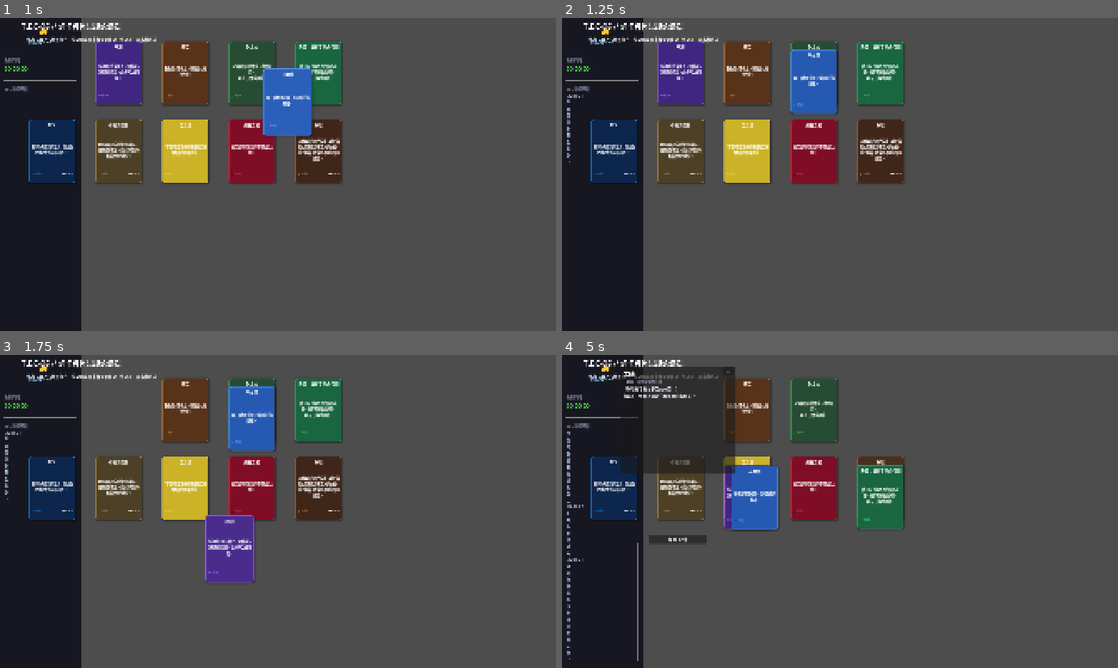
Above: before the commit, frames 1-4 (two rows, left to right).
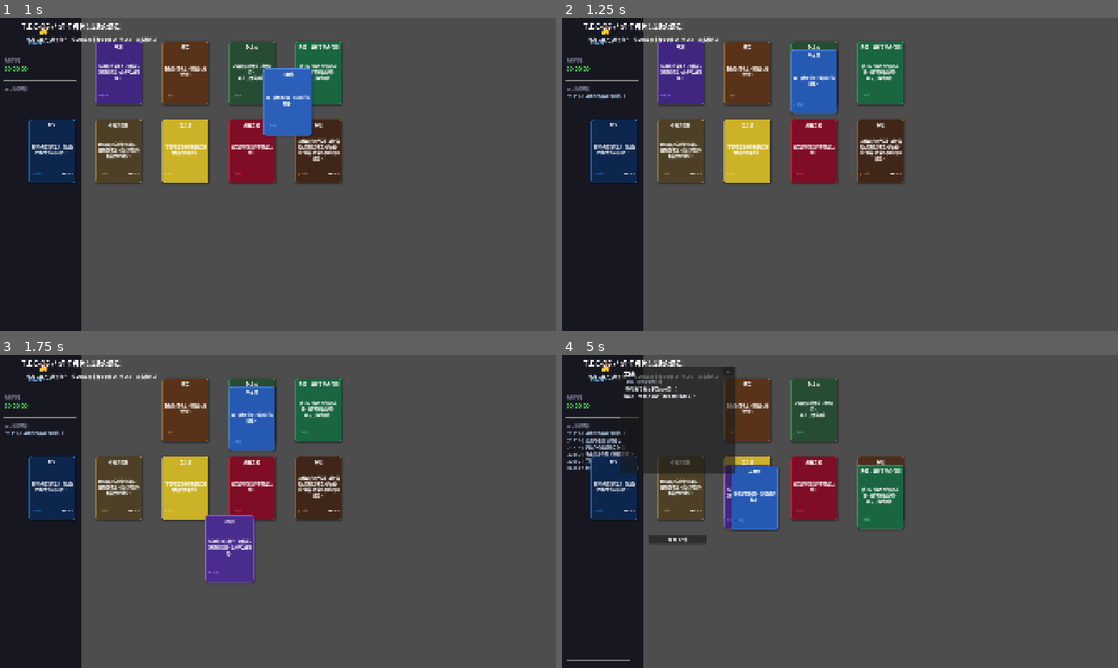
Above: after the commit, the same moments.

Repository: ChrisUtada/tec3g
Game: Godot game, scene res://main.tscn
Two runs of this game, one before a commit and one after it. Both use one fixed random seed, a clock stepped at 60 frames per second and the inputs below.
Inputs (mouse positions are in pixels of both pictures, inside the frame that each line leads up to):
- Up to frame 1 (1 s): tap Enter at 0.5 s; drag from (50, 74) to (333, 105) at 0.52 s
- Up to frame 2 (1.25 s): no input
- Up to frame 3 (1.75 s): drag from (116, 411) to (250, 574) at 1.27 s
- Up to frame 4 (5 s): move the mouse to (745, 411) at 2.02 s; click (745, 411) at 2.17 s; tap Space at 2.75 s; drag from (812, 411) to (673, 464) at 2.77 s; click "✕" at 3.5 s; tap Enter at 4.25 s; drag from (878, 411) to (867, 511) at 4.27 s

Frame 1 is identical in both runs. In frame 2, 0.2% of the frame differs, in the area x 0-12%, y 24-47%; in frame 3, 0.2%; in frame 4, 0.9%, in the area x 0-14%, y 24-98%.

Commit message:
fix: news container width, remove autowrap that caused vertical CJK text

Diff:
--- a/scenes/ui/sidebar.tscn
+++ b/scenes/ui/sidebar.tscn
@@ -111,10 +111,6 @@
 offset_bottom = 830
 
 [node name="NewsContainer" type="VBoxContainer" parent="Panel/NewsSection/ScrollContainer"]
-layout_mode = 1
-anchors_preset = 15
-anchor_right = 1.0
-anchor_bottom = 1.0
-grow_horizontal = 2
-grow_vertical = 2
+layout_mode = 0
+custom_minimum_size = Vector2(230, 0)
 theme_override_constants/separation = 4
--- a/scripts/ui/sidebar.gd
+++ b/scripts/ui/sidebar.gd
@@ -19,7 +19,6 @@
 	var lbl = Label.new()
 	lbl.text = "[%s] %s" % [ts, text]
 	lbl.add_theme_font_size_override("font_size", 13)
-	lbl.autowrap_mode = 2
 	lbl.modulate = Color(0.7, 0.8, 0.9)
 	news_container.add_child(lbl)
 	await get_tree().process_frame
